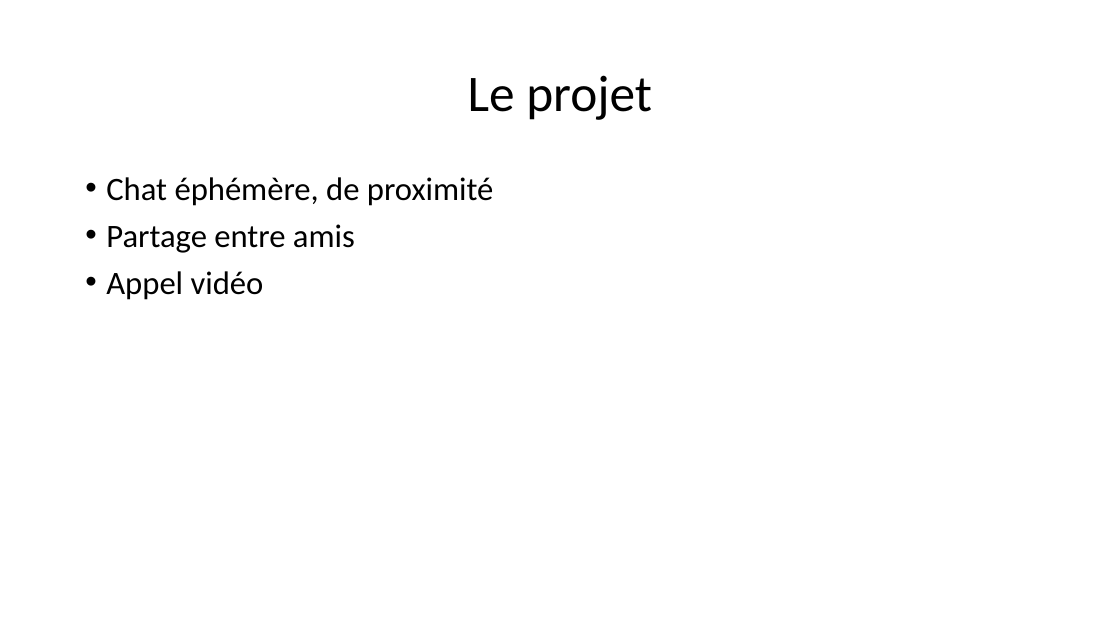
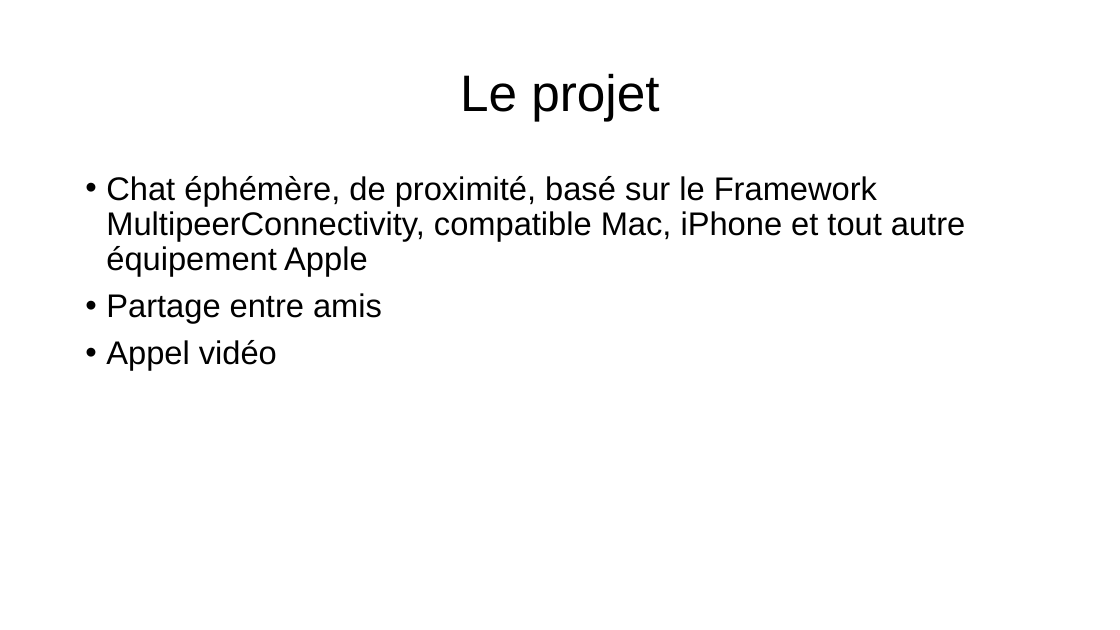
Before and after one commit to 0nza1101/Connect, a slide deck: slide 2 of Ressources/presentation_projet_connect.pptx. Drawn at 1120x630 pixels with LibreOffice and Linux fonts; fonts in the diff are those of the drawing. Boxes give left, top, right and bottom in pixels: in the first picture for what was removed or moved away, otherwise in the second. Text is boxed around its words. In the diff, an @@ line names an element or a change of style, - is before the commit and + after.

```diff
--- a/Ressources/presentation_projet_connect.pptx
+++ b/Ressources/presentation_projet_connect.pptx
@@ title "Le projet" at [460,73,659,121]: font Calibri to Arial @@
@@ text at [106,176,965,276]: text changed; font Calibri to Arial @@
-• Chat éphémère, de proximité
+• Chat éphémère, de proximité, basé sur le Framework MultipeerConnectivity, compatible Mac, iPhone et tout autre équipement Apple
@@ text at [106,293,382,370]: font Calibri to Arial in "Partage entre amis", "Appel vidéo" @@
```
Also in this commit, not shown: 5 other slides changed, 6 slides added, 1 slide removed.
